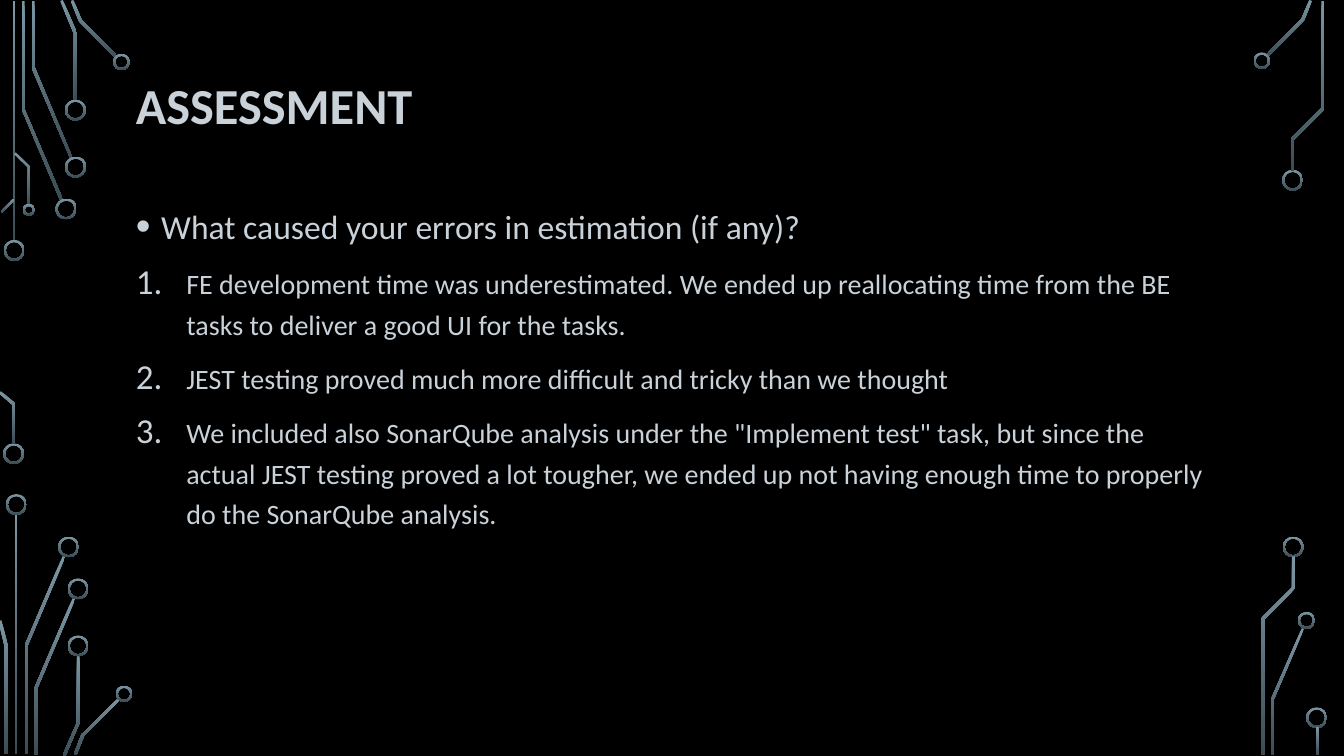
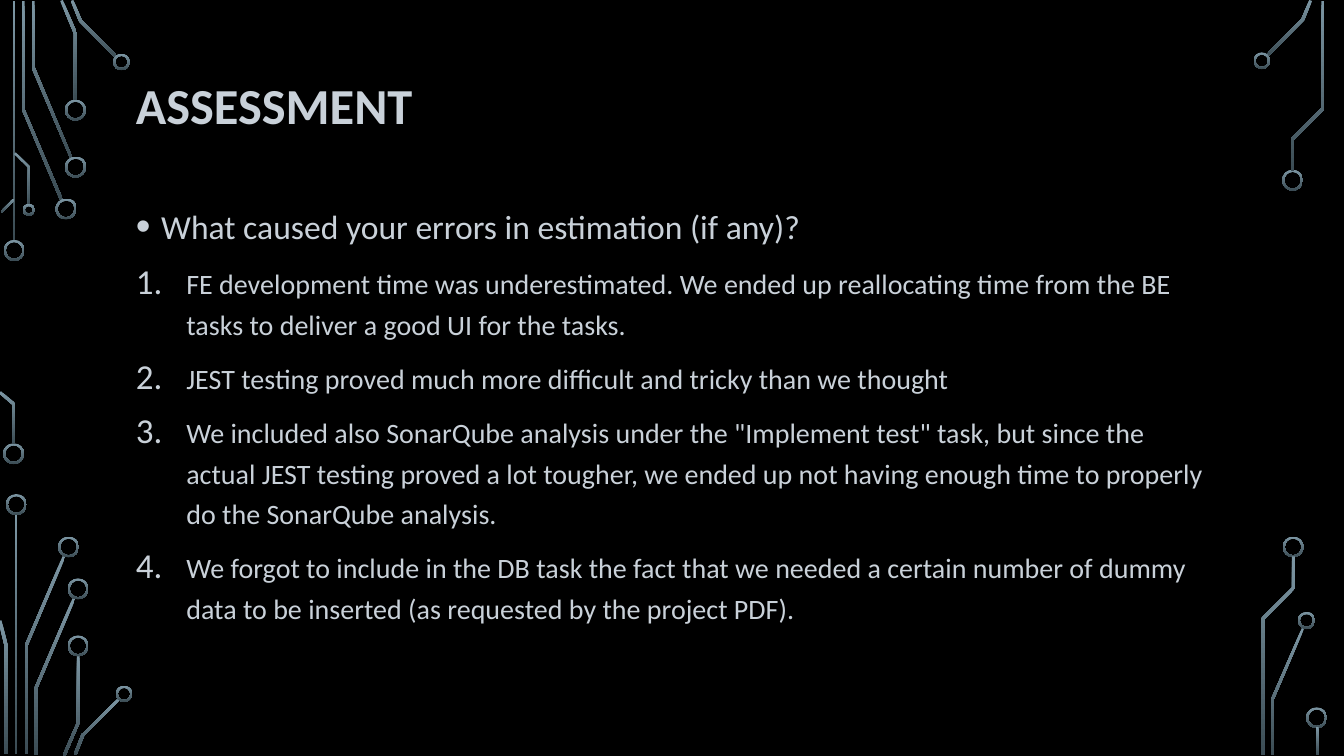
Before and after one commit to HeydarliAtabay/SolidarityPurchasingGroup, a slide deck: slide 12 of Retrospective/Sprint 1 - Retrospective.pptx. Drawn at 1344x756 pixels with LibreOffice and Linux fonts; fonts in the diff are those of the drawing; background and template pictures are left out. Boxes give left, top, right and bottom in pixels: in the first picture for what was removed or moved away, otherwise in the second. Text is boxed around its words. In the diff, an @@ line names an element or a change of style, - is before the commit and + after.

```diff
--- a/Retrospective/Sprint 1 - Retrospective.pptx
+++ b/Retrospective/Sprint 1 - Retrospective.pptx
@@ text at [186,558,1185,624]: paragraph added @@
+4. We forgot to include in the DB task the fact that we needed a certain number of dummy data to be inserted (as requested by the project PDF).
```
Also in this commit, not shown: 3 other slides changed, 1 other file.
